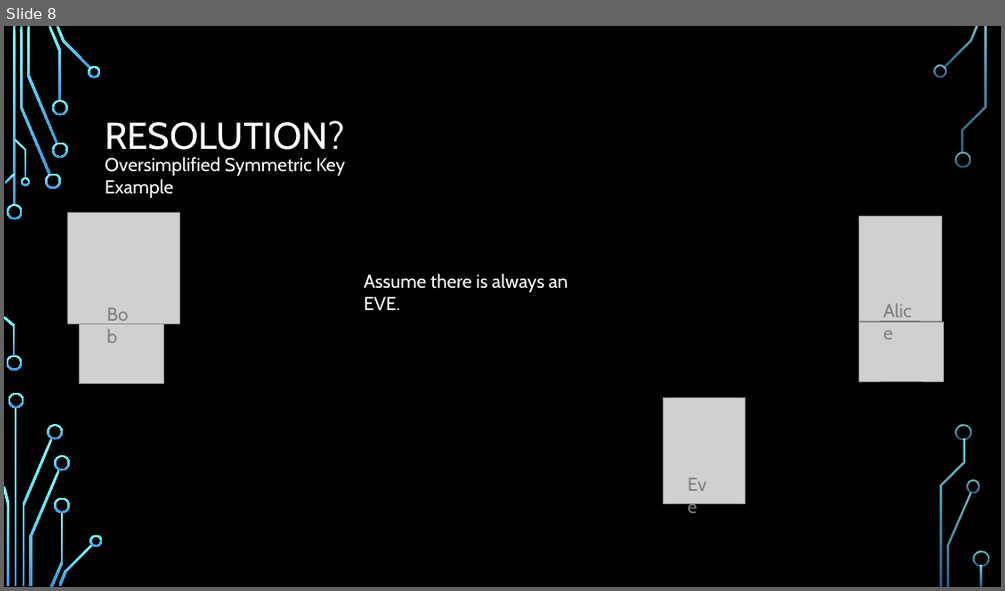
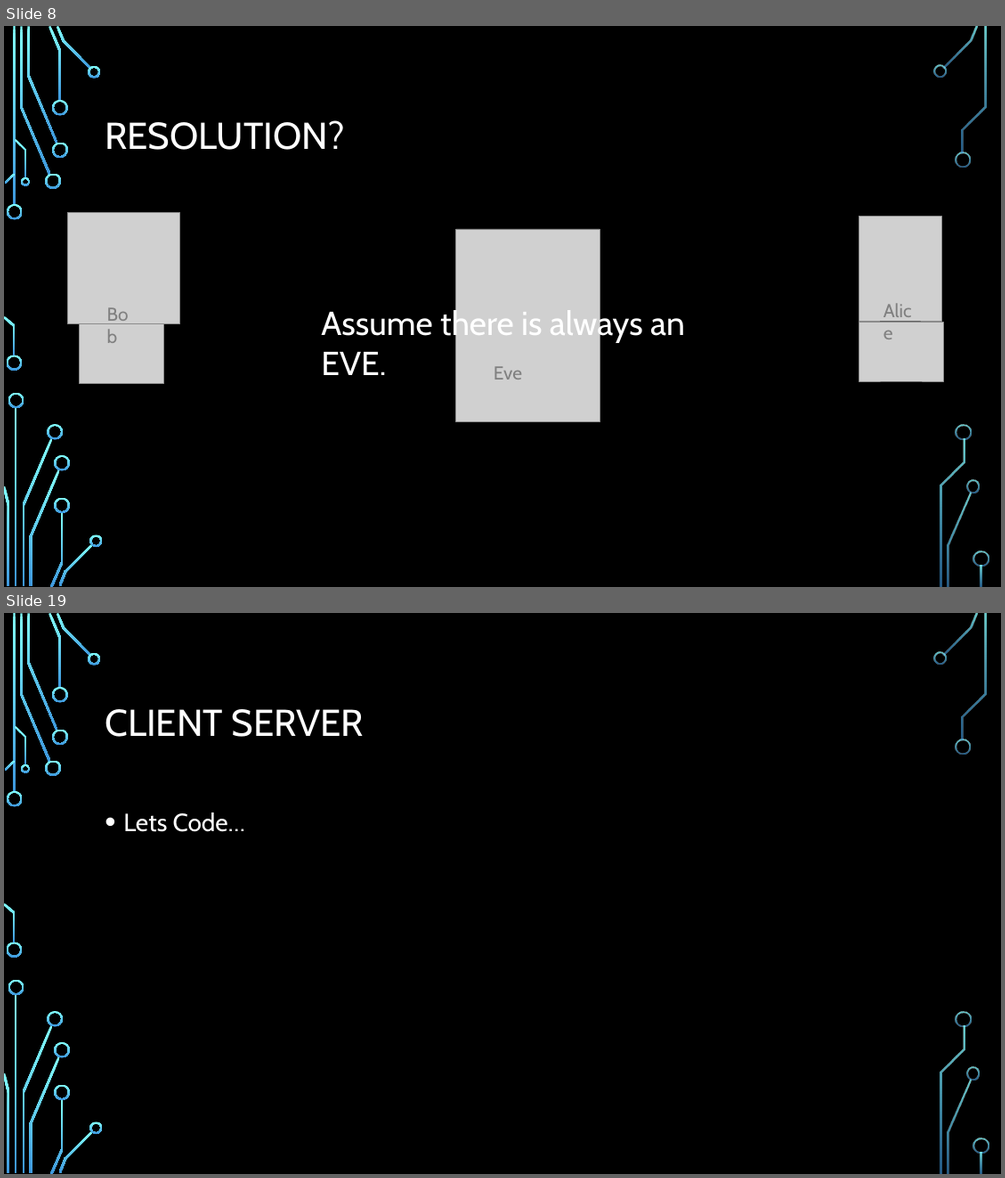
Before and after one commit to rugbyprof/4663-Cryptography, a slide deck: Assignments/A08/4663_Encryption_Layer_Project.pptx. Shown one above the other, each under a label of ours: slide 8 before the commit, slides 8 and 19 after it; the slides between them are not shown. The pictures are 1005x591 and 1005x1178 pixels, drawn with LibreOffice and Linux fonts; fonts in the diff are those of the drawing; grey boxes stand for pictures; background and template pictures are left out. Boxes give left, top, right and bottom in pixels: in the first picture for what was removed or moved away, otherwise in the second. Text is boxed around its words. In the diff, an @@ line names an element or a change of style, - is before the commit and + after.

```diff
--- a/Assignments/A08/4663_Encryption_Layer_Project.pptx
+++ b/Assignments/A08/4663_Encryption_Layer_Project.pptx
@@ slide 19 added at (4, 613, 1001, 1174), background picture (left out); not listed: 36 template elements that a slide beside it also shows @@
@@ title added at (105, 709, 364, 737), 36 pt, text #FFFFFF @@
+CLIENT SERVER
@@ text added at (123, 812, 245, 832), 24 pt, text #FFFFFF @@
+• Lets Code…
@@ slide 8 changed as well @@
@@ text removed at (105, 157, 346, 198) @@
-Oversimplified Symmetric Key Example
@@ picture: place and size @@
-picture at (663, 398, 744, 504)
+picture at (455, 229, 600, 421)
@@ text "Assume there is always an ...": place and size @@
-text "Assume there is always an ..." at (364, 273, 568, 310)
+text "Assume there is always an ..." at (321, 307, 685, 375)
@@ text "Assume there is always an ..." at (321, 307, 685, 375): size 18 to 32 pt @@
@@ text "Eve" rewrapped from (680, 468, 720, 499) to (494, 366, 522, 379) @@
```
Also in this commit, not shown: 8 other slides changed, 7 other slides added, 2 slides removed, 7 other files.
